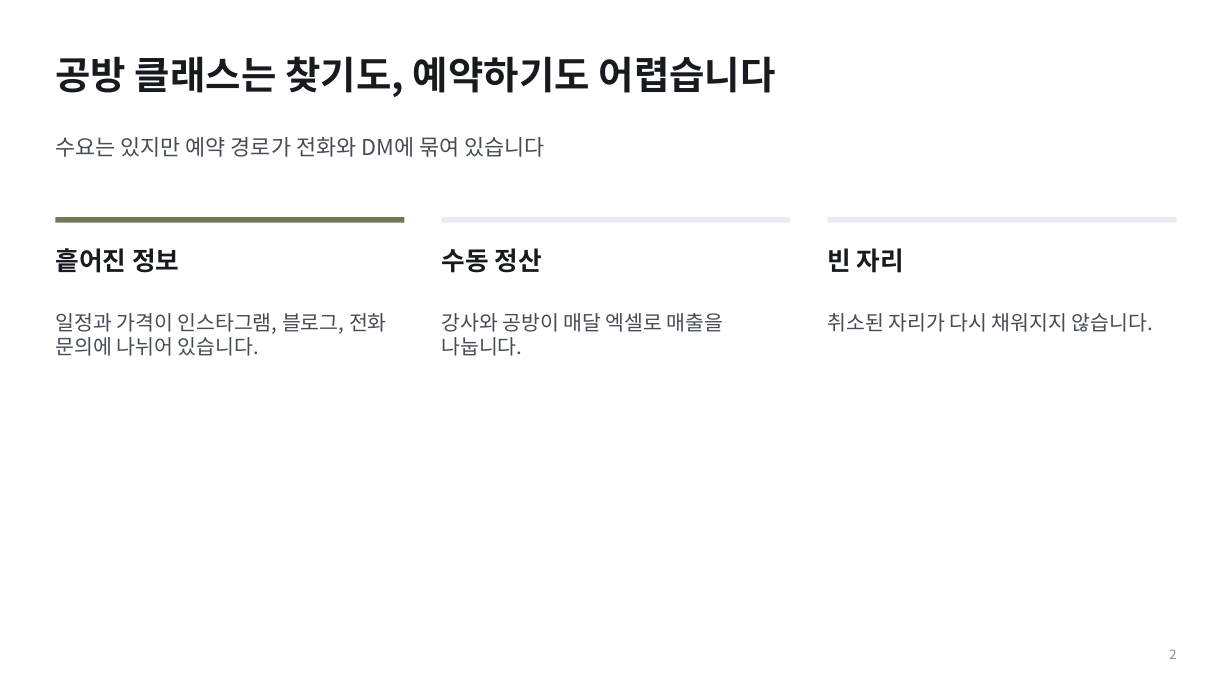
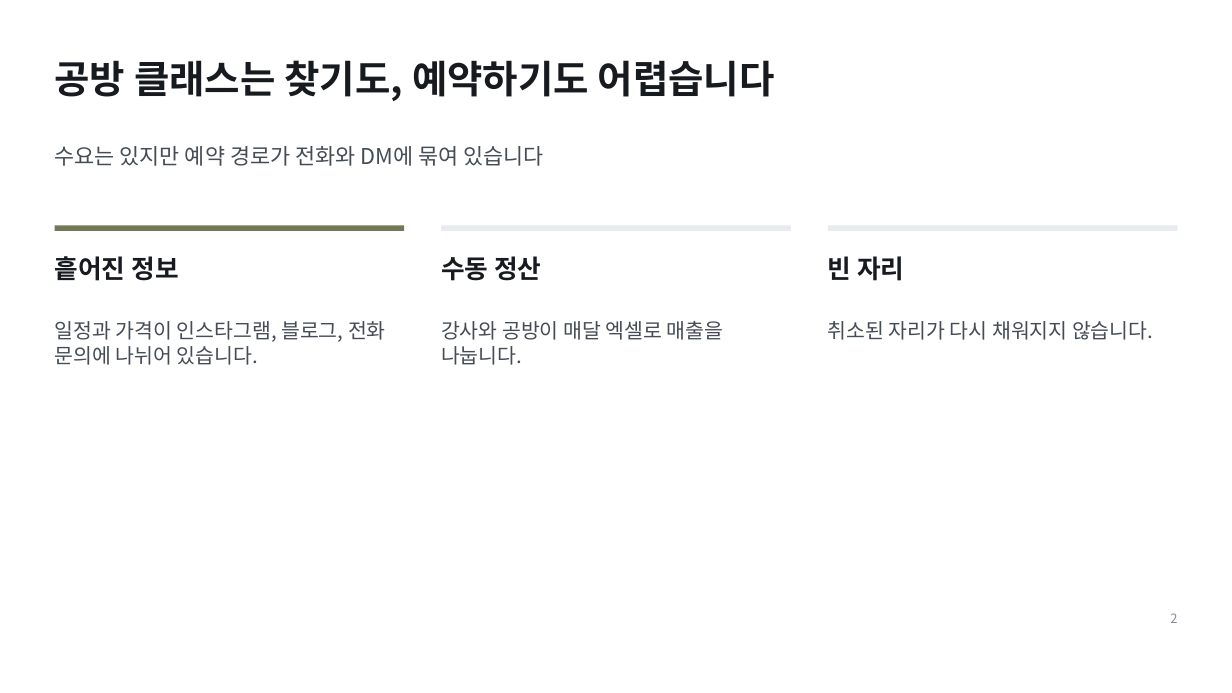
Before and after one commit to pck9880-sys/claude-design, a slide deck: slide 2 of output/ir-sample/deck.pptx. Drawn at 1232x693 pixels with LibreOffice and Linux fonts; fonts in the diff are those of the drawing. Boxes give left, top, right and bottom in pixels: in the first picture for what was removed or moved away, otherwise in the second. Text is boxed around its words. In the diff, an @@ line names an element or a change of style, - is before the commit and + after.

```diff
--- a/output/ir-sample/deck.pptx
+++ b/output/ir-sample/deck.pptx
@@ text "공방 클래스는 찾기도, 예약하기도 어렵습니다": place and size @@
-text "공방 클래스는 찾기도, 예약하기도 어렵습니다" at [55, 56, 776, 97]
+text "공방 클래스는 찾기도, 예약하기도 어렵습니다" at [55, 60, 775, 101]
@@ 4 texts, 3 rectangles: place and size @@
-4 texts, 3 rectangles at [55, 137, 1177, 273]
+4 texts, 3 rectangles at [55, 146, 1177, 281]
@@ text "일정과 가격이 인스타그램, 블로그, 전화 ...": place and size @@
-text "일정과 가격이 인스타그램, 블로그, 전화 ..." at [55, 313, 387, 356]
+text "일정과 가격이 인스타그램, 블로그, 전화 ..." at [55, 321, 386, 365]
@@ text "강사와 공방이 매달 엑셀로 매출을 ...": place and size @@
-text "강사와 공방이 매달 엑셀로 매출을 ..." at [441, 313, 724, 356]
+text "강사와 공방이 매달 엑셀로 매출을 ..." at [441, 321, 724, 365]
@@ text "취소된 자리가 다시 채워지지 않습니다.": place and size @@
-text "취소된 자리가 다시 채워지지 않습니다." at [828, 313, 1153, 332]
+text "취소된 자리가 다시 채워지지 않습니다." at [828, 321, 1153, 340]
@@ text "2": place and size @@
-text "2" at [1169, 649, 1176, 659]
+text "2" at [1170, 613, 1177, 623]
```
Also in this commit, not shown: 8 other slides changed, 21 other files.
